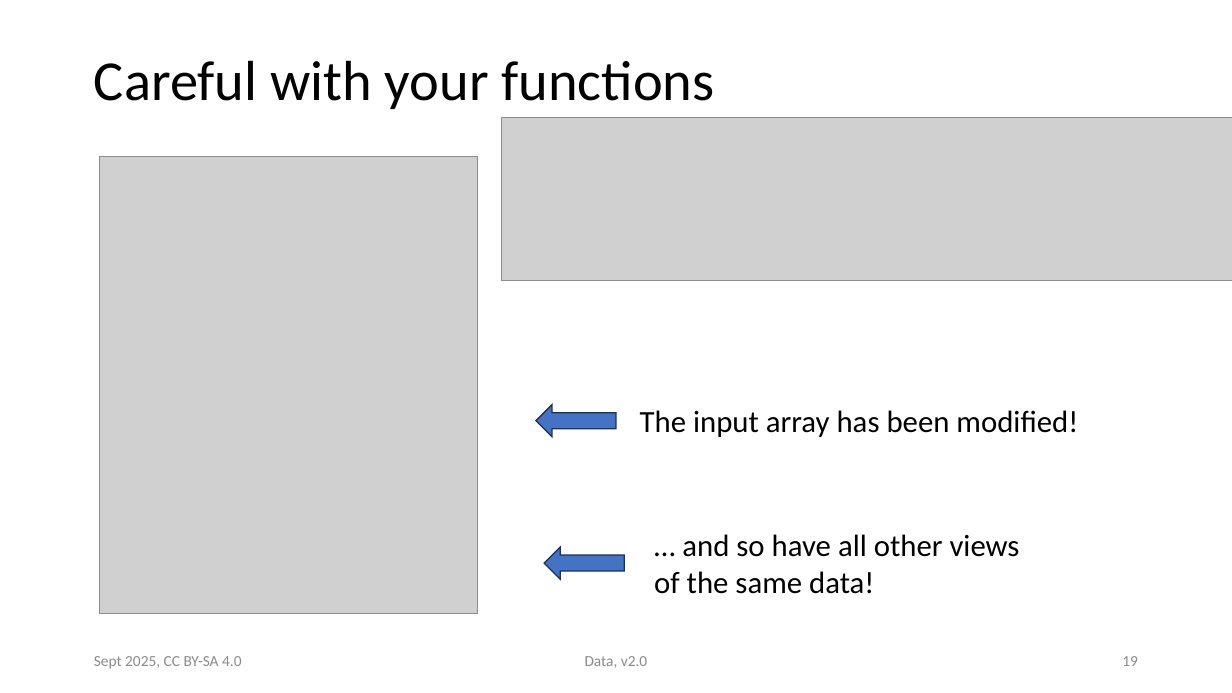
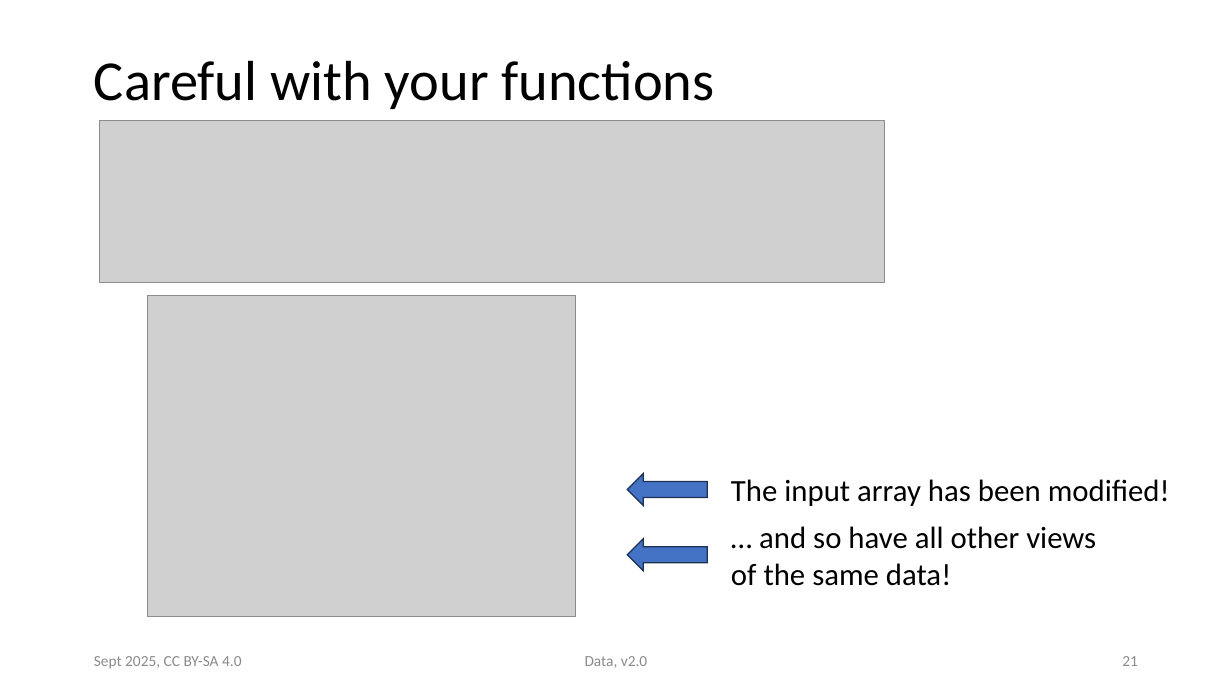
Before and after one commit to victoris93/data_class, a slide deck: slide 21 of numpy.pptx (slide 19 before the commit). Drawn at 1232x693 pixels with LibreOffice and Linux fonts; fonts in the diff are those of the drawing; grey boxes stand for pictures. Boxes give left, top, right and bottom in pixels: in the first picture for what was removed or moved away, otherwise in the second. Text is boxed around its words. In the diff, an @@ line names an element or a change of style, - is before the commit and + after.

Commit message:
numpy views and copies

```diff
--- a/numpy.pptx
+++ b/numpy.pptx
@@ picture removed at (x1=501, y1=118, x2=1232, y2=281) @@
@@ picture added at (x1=100, y1=121, x2=885, y2=282) @@
@@ picture resized from (x1=100, y1=157, x2=478, y2=615) to (x1=148, y1=296, x2=577, y2=617) @@
@@ left arrow moved from (x1=536, y1=405, x2=616, y2=437) to (x1=628, y1=473, x2=708, y2=506) @@
@@ text "The input array has been ..." moved from (x1=640, y1=410, x2=1078, y2=437) to (x1=731, y1=479, x2=1170, y2=506) @@
@@ left arrow moved from (x1=544, y1=547, x2=625, y2=579) to (x1=628, y1=539, x2=708, y2=571) @@
@@ text "… and so have all ..." moved from (x1=654, y1=534, x2=1020, y2=594) to (x1=731, y1=526, x2=1096, y2=586) @@
@@ page number at (x1=1122, y1=656, x2=1138, y2=666): text changed @@
-19
+21
```
Also in this commit, not shown: 6 other slides changed, 2 slides added, 2 other files.
